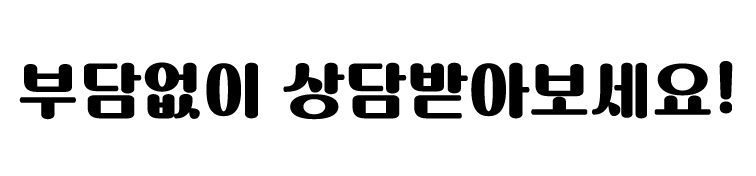
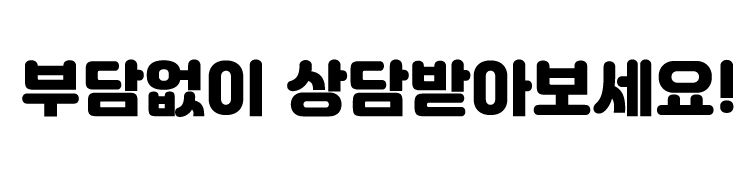
Layered file, before and after one edit (756x176). Changes by layer:
painted on "부담없이 상담받아보세요!" over (19, 59, 734, 120)
